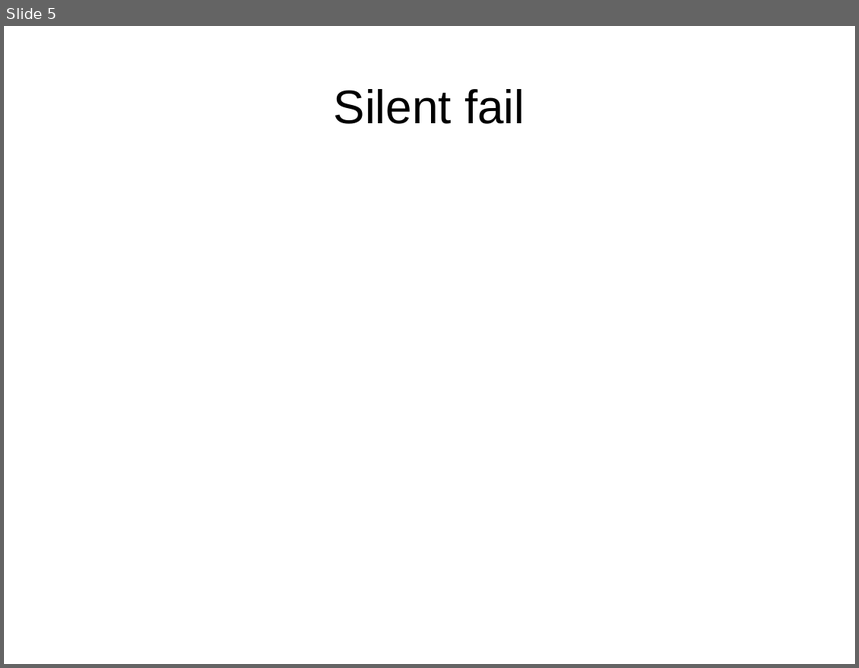
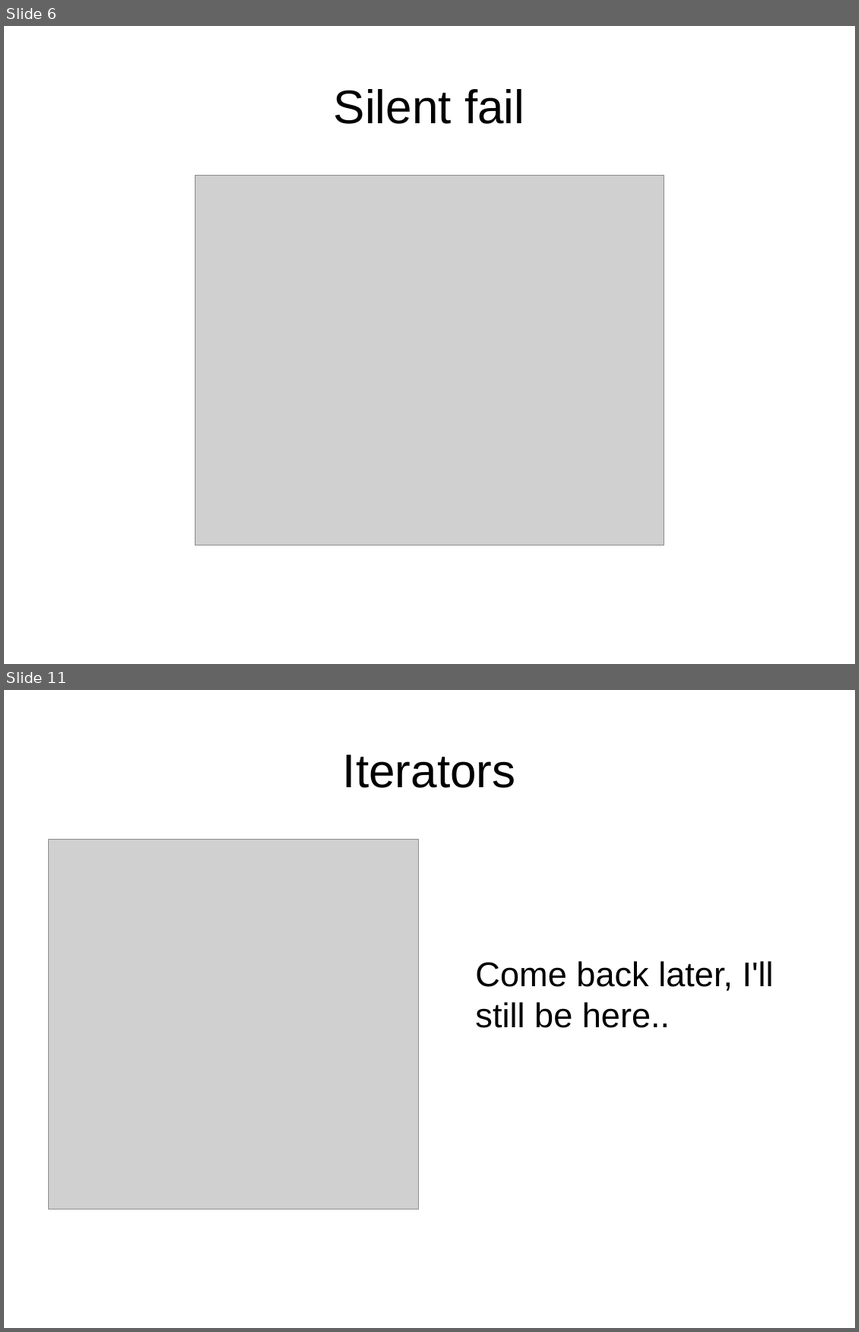
Before and after one commit to josh-mcq/code-eval, a slide deck: Toastmasters.odp. Shown one above the other, each under a label of ours: slide 5 before the commit, slides 6 and 11 after it; the slides between them are not shown. The pictures are 859x668 and 859x1332 pixels, drawn with LibreOffice and Linux fonts; fonts in the diff are those of the drawing; grey boxes stand for pictures. Boxes give left, top, right and bottom in pixels: in the first picture for what was removed or moved away, otherwise in the second. Text is boxed around its words. In the diff, an @@ line names an element or a change of style, - is before the commit and + after.

```diff
--- a/Toastmasters.odp
+++ b/Toastmasters.odp
@@ slide 11 added at (4,690,855,1328), background #FFFFFF @@
@@ title added at (343,755,516,788), 44 pt, text #000000 @@
+Iterators
@@ picture added at (48,839,418,1209) @@
@@ text added at (475,961,774,1028), 32 pt, text #000000 @@
+Come back later, I'll still be here..
@@ what was slide 5 is now slide 6 @@
@@ slide 6 changed as well @@
@@ picture added at (196,175,664,545) @@
```
Also in this commit, not shown: 5 other slides changed, 7 other slides added, 6 slides removed.
